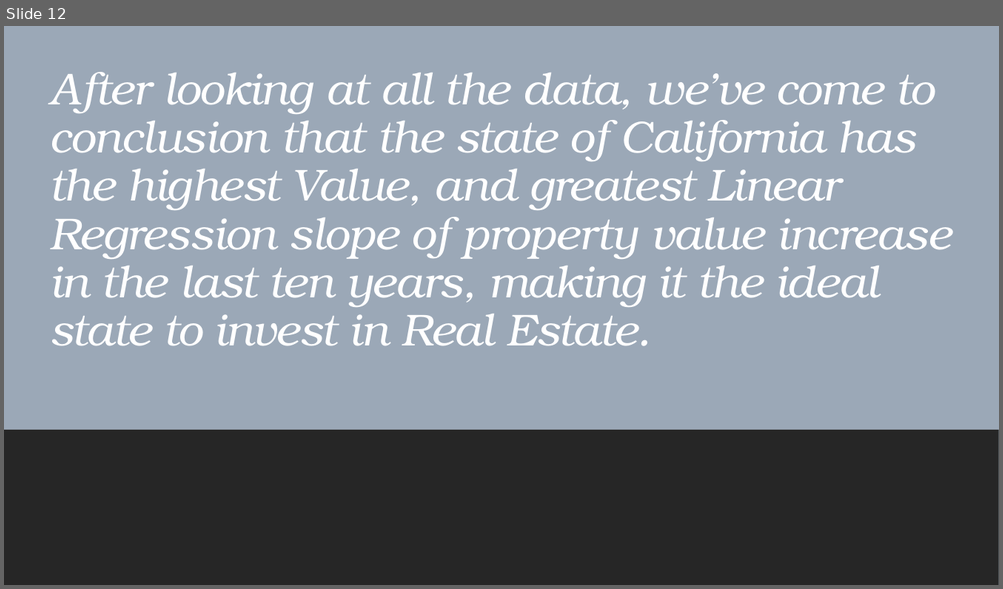
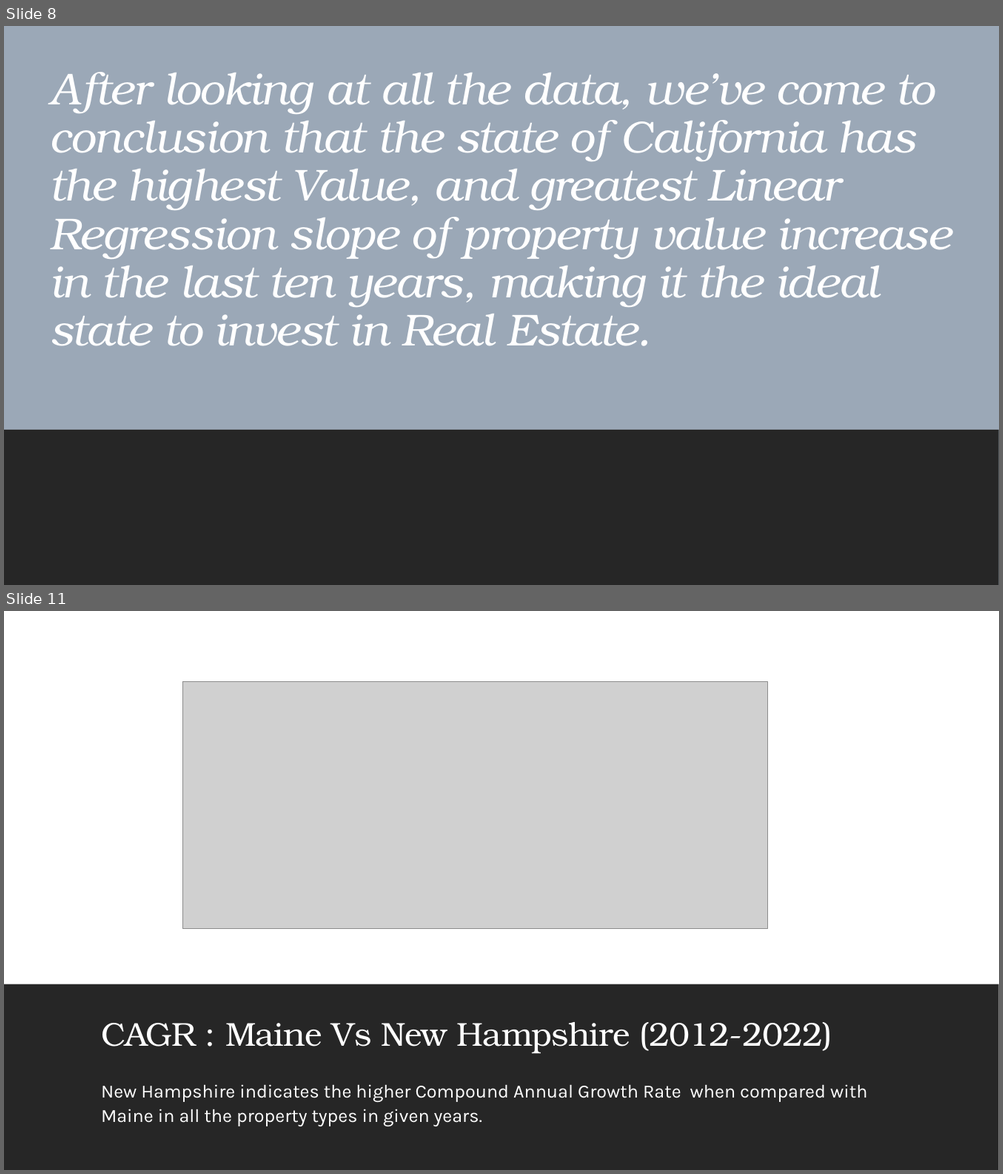
Before and after one commit to Arnawutu/Project1Group10, a slide deck: Main_Data/Nasdaq Real Estate Data Cleaning.pptx. Shown one above the other, each under a label of ours: slide 12 before the commit, slides 8 and 11 after it; the slides between them are not shown. The pictures are 1003x589 and 1003x1174 pixels, drawn with LibreOffice and Linux fonts; fonts in the diff are those of the drawing; grey boxes stand for pictures. Boxes give left, top, right and bottom in pixels: in the first picture for what was removed or moved away, otherwise in the second. Text is boxed around its words. In the diff, an @@ line names an element or a change of style, - is before the commit and + after.

```diff
--- a/Main_Data/Nasdaq Real Estate Data Cleaning.pptx
+++ b/Main_Data/Nasdaq Real Estate Data Cleaning.pptx
@@ slide 11 added at [4,611,999,1170], background #FFFFFF @@
@@ picture added at [183,682,767,929] @@
@@ rectangle added at [4,985,999,1170], fill #262626 @@
@@ title added at [101,1022,832,1054], 32 pt, text #FFFFFF @@
+CAGR : Maine Vs New Hampshire (2012-2022)
@@ text added at [101,1085,867,1127], 18 pt, text #FFFFFF @@
+New Hampshire indicates the higher Compound Annual Growth Rate when compared with Maine in all the property types in given years.
@@ what was slide 12 is now slide 8 @@
```
Also in this commit, not shown: 3 other slides added, 4 slides removed, 1 other file.
